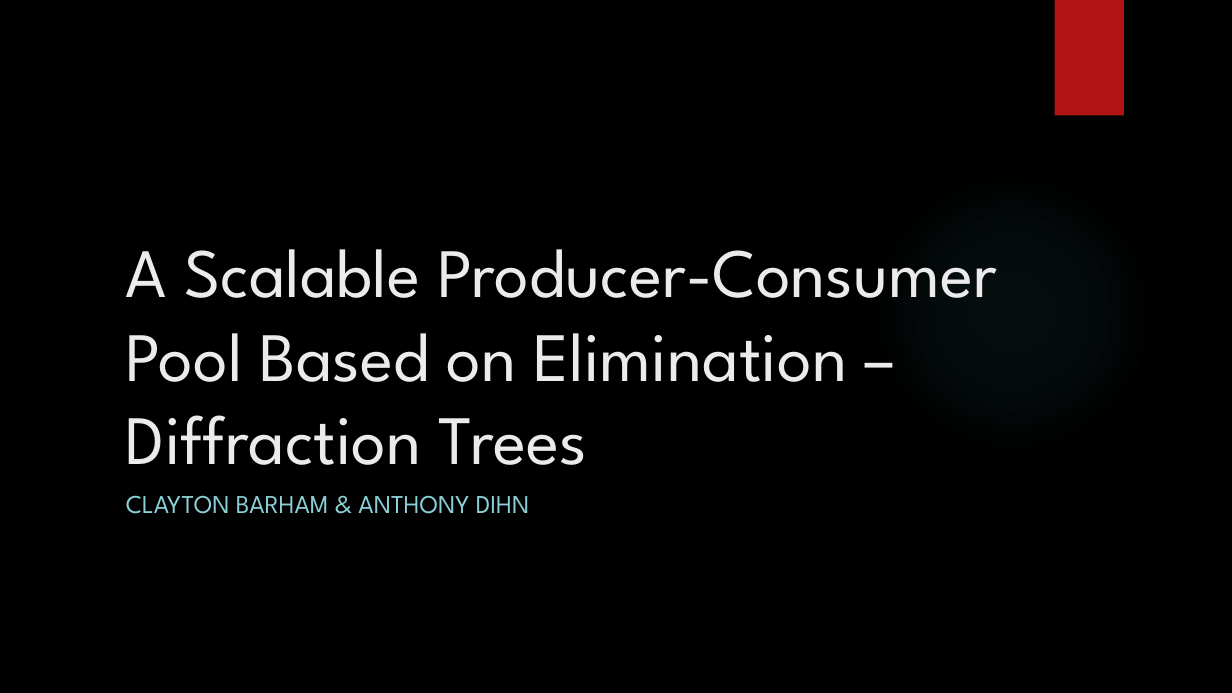
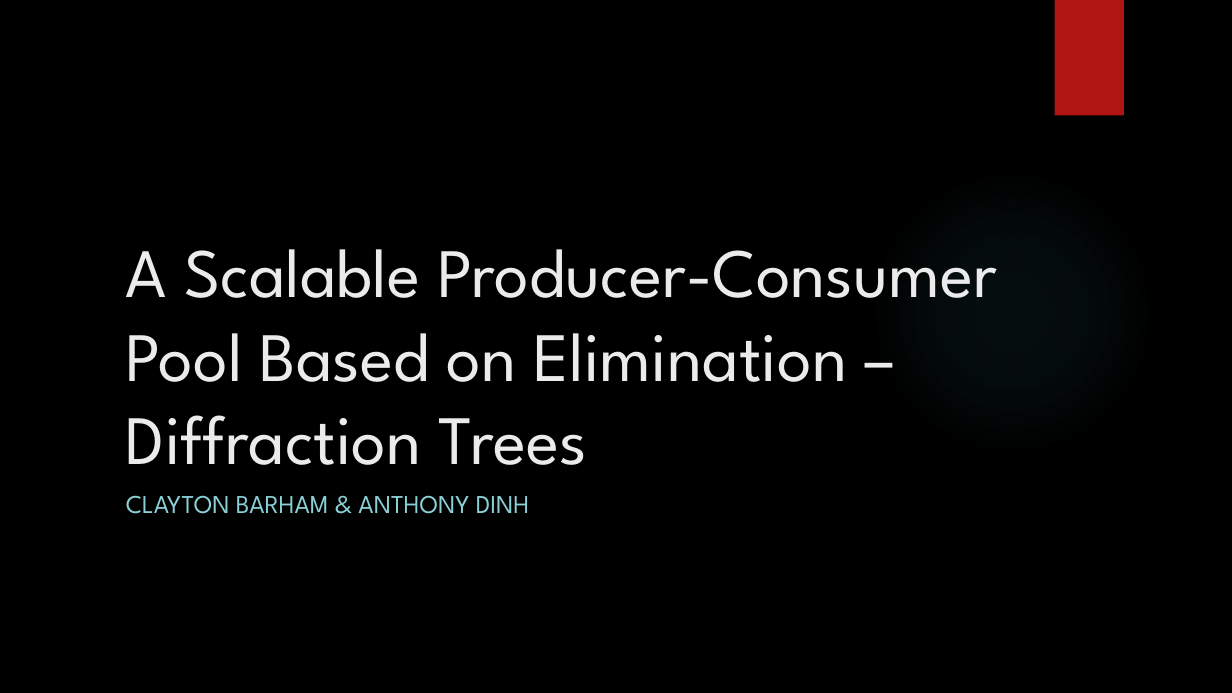
Before and after one commit to PositiveMD/scaling-waffle, a slide deck: slide 2 of ED-Tree/src/Elimination Diffraction Trees.pptx (slide 1 before the commit). Drawn at 1232x693 pixels with LibreOffice and Linux fonts; fonts in the diff are those of the drawing; background and template pictures are left out. Boxes give left, top, right and bottom in pixels: in the first picture for what was removed or moved away, otherwise in the second. Text is boxed around its words. In the diff, an @@ line names an element or a change of style, - is before the commit and + after.

```diff
--- a/ED-Tree/src/Elimination Diffraction Trees.pptx
+++ b/ED-Tree/src/Elimination Diffraction Trees.pptx
@@ subtitle at [126,495,530,514]: text changed @@
-CLAYTON BARHAM & ANTHONY DIHN
+CLAYTON BARHAM & ANTHONY DINH
```
Also in this commit, not shown: 5 other slides changed, 3 slides added.
